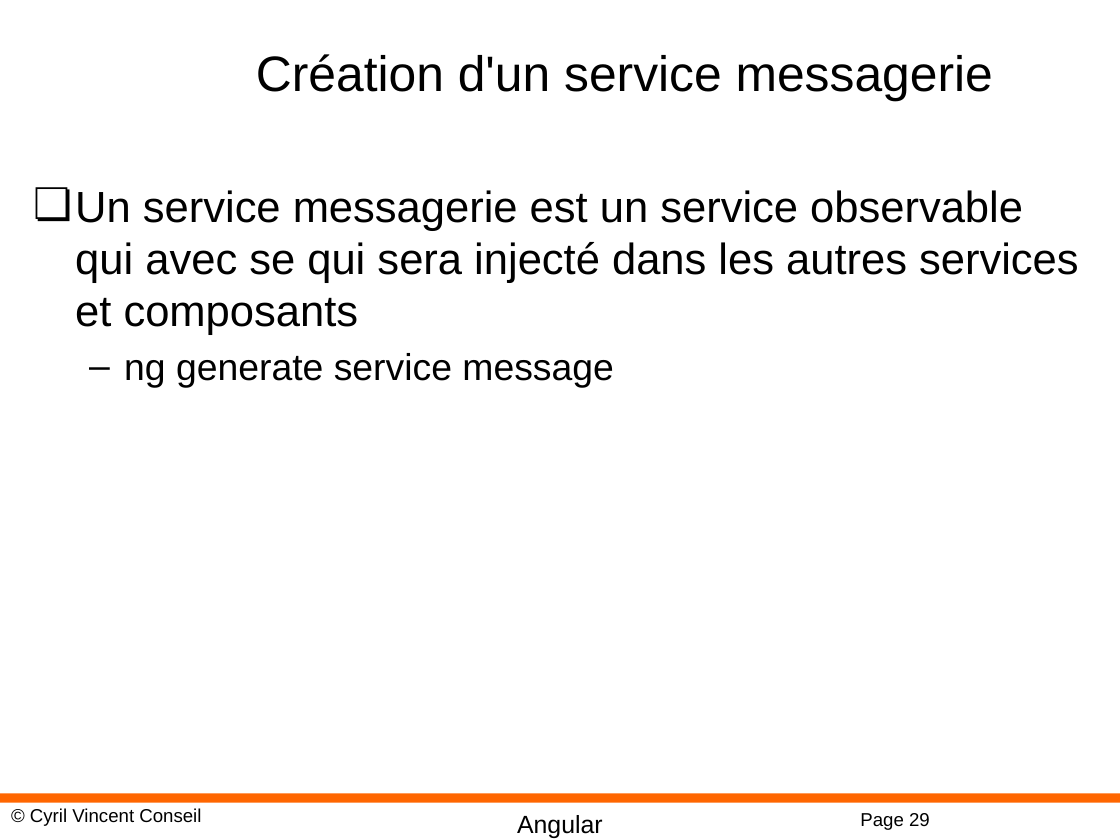
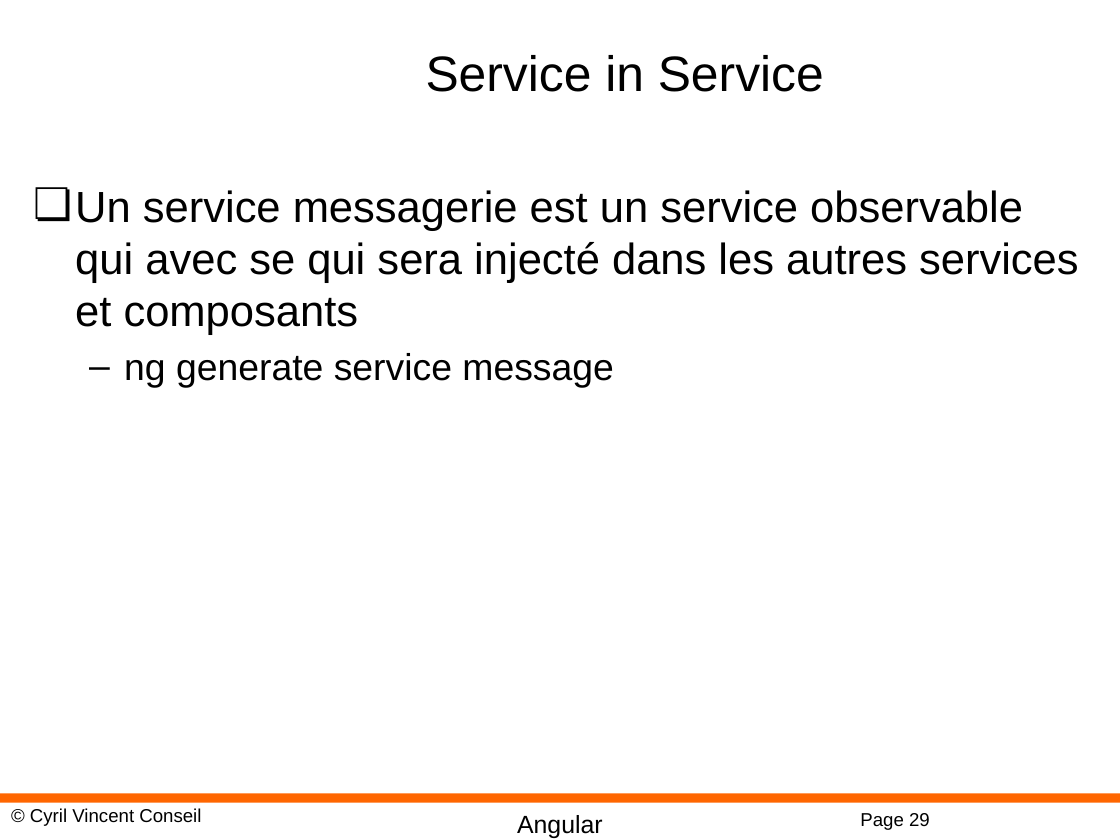
Before and after one commit to cyrilvincent/angular, a slide deck: slide 29 of PPT/Angular14-RXJS.pptx. Drawn at 1120x840 pixels with LibreOffice and Linux fonts; fonts in the diff are those of the drawing; background and template pictures are left out. Boxes give left, top, right and bottom in pixels: in the first picture for what was removed or moved away, otherwise in the second. Text is boxed around its words. In the diff, an @@ line names an element or a change of style, - is before the commit and + after.

```diff
--- a/PPT/Angular14-RXJS.pptx
+++ b/PPT/Angular14-RXJS.pptx
@@ title at (426, 55, 824, 92): text changed @@
-Création d'un service messagerie
+Service in Service
```
Also in this commit, not shown: 2 other slides changed, 2 slides removed, 33 other files.
